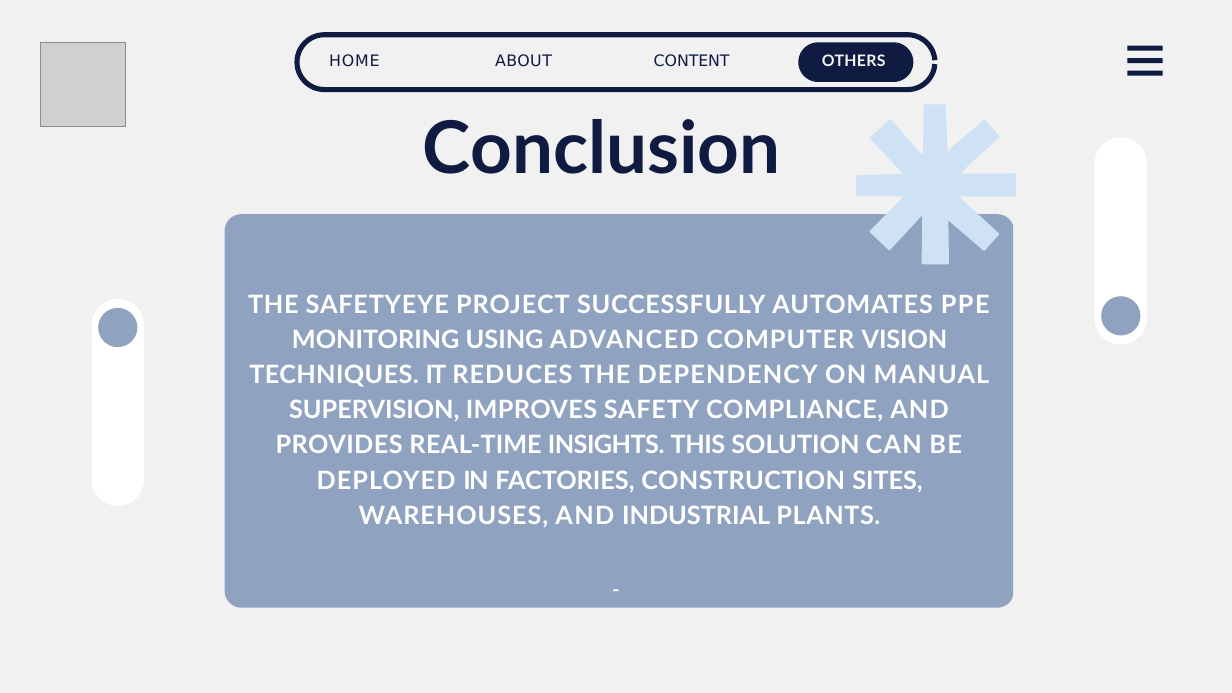
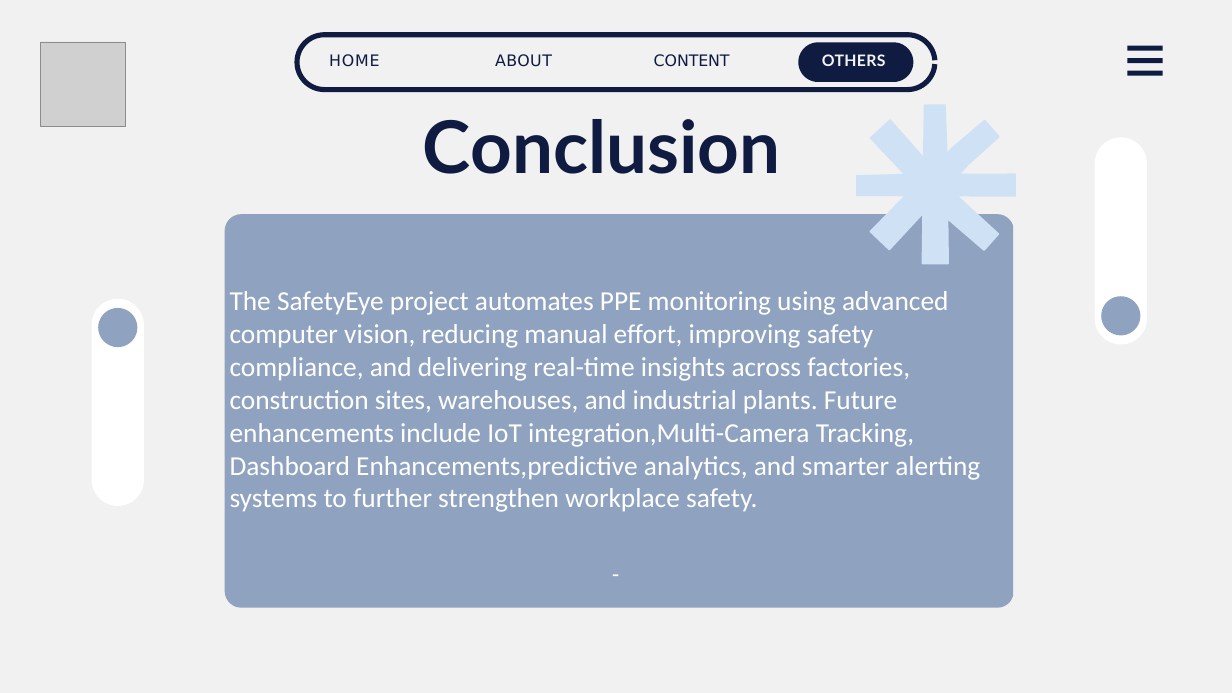
Before and after one commit to springboardmentor98352-maker/SafteyEye, a slide deck: slide 10 of Ojaswi/AIML/ppt.pptx. Drawn at 1232x693 pixels with LibreOffice and Linux fonts; fonts in the diff are those of the drawing; grey boxes stand for pictures. Boxes give left, top, right and bottom in pixels: in the first picture for what was removed or moved away, otherwise in the second. Text is boxed around its words. In the diff, an @@ line names an element or a change of style, - is before the commit and + after.

```diff
--- a/Ojaswi/AIML/ppt.pptx
+++ b/Ojaswi/AIML/ppt.pptx
@@ text at bbox=[230, 291, 980, 512]: text changed; size 29.5 to 32 pt; font Lato to Calibri; bold off @@
-THE SAFETYEYE PROJECT SUCCESSFULLY AUTOMATES PPE MONITORING USING ADVANCED COMPUTER VISION TECHNIQUES. IT REDUCES THE DEPENDENCY ON MANUAL SUPERVISION, IMPROVES SAFETY COMPLIANCE, AND PROVIDES REAL-TIME INSIGHTS. THIS SOLUTION CAN BE DEPLOYED IN FACTORIES, CONSTRUCTION SITES, WAREHOUSES, AND INDUSTRIAL PLANTS.
+The SafetyEye project automates PPE monitoring using advanced computer vision, reducing manual effort, improving safety compliance, and delivering real-time insights across factories, construction sites, warehouses, and industrial plants. Future enhancements include IoT integration,Multi-Camera Tracking, Dashboard Enhancements,predictive analytics, and smarter alerting systems to further strengthen workplace safety.
```
Also in this commit, not shown: 1 other slide changed, 5 other files.
